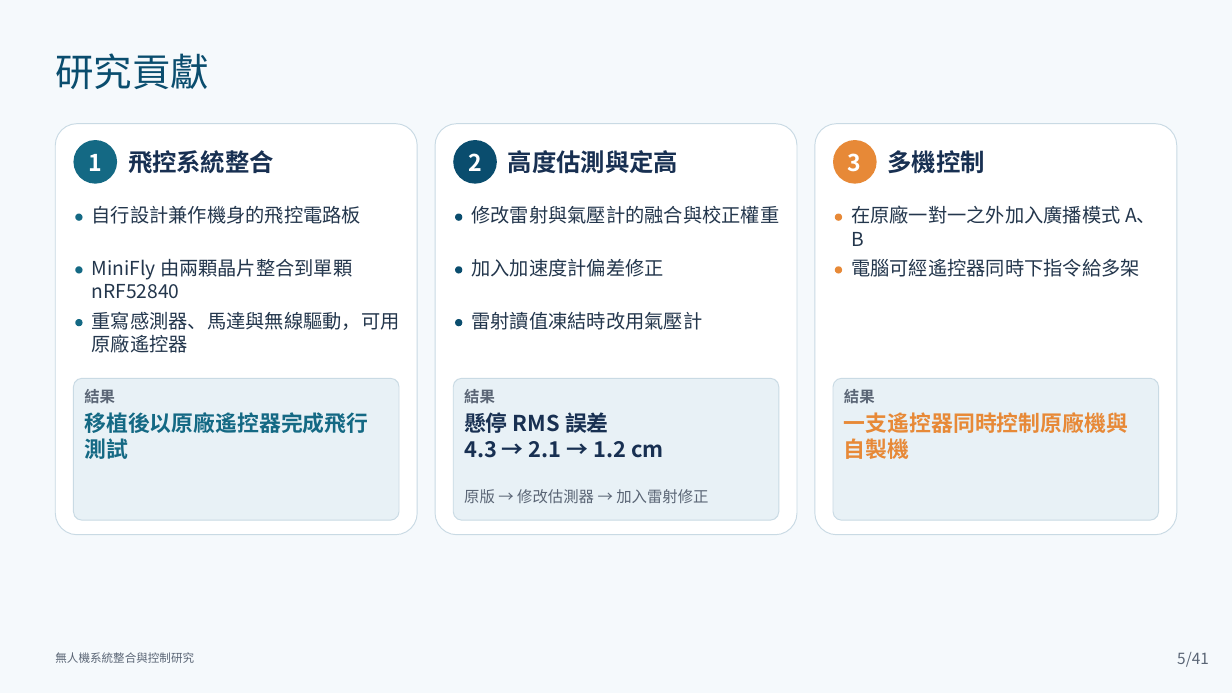
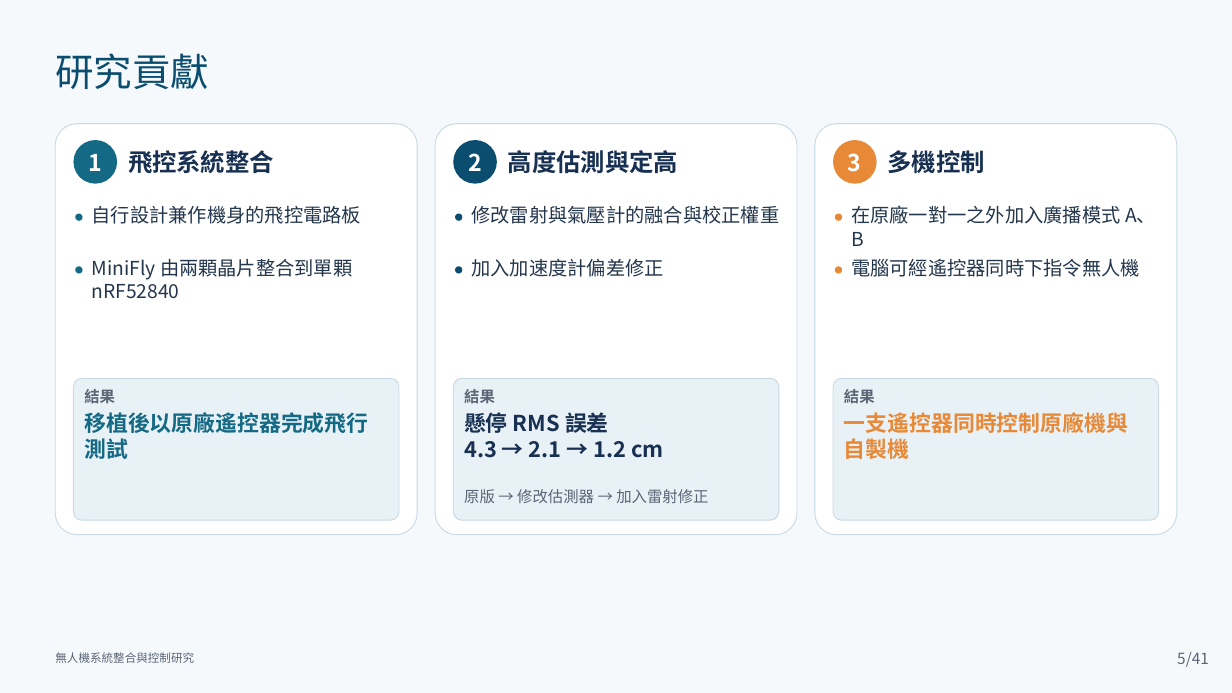
Before and after one commit to lingken1028/-, a slide deck: slide 5 of 無人機系統整合與控制研究_口試簡報 2.pptx. Drawn at 1232x693 pixels with LibreOffice and Linux fonts; fonts in the diff are those of the drawing. Boxes give left, top, right and bottom in pixels: in the first picture for what was removed or moved away, otherwise in the second. Text is boxed around its words. In the diff, an @@ line names an element or a change of style, - is before the commit and + after.

```diff
--- a/無人機系統整合與控制研究_口試簡報 2.pptx
+++ b/無人機系統整合與控制研究_口試簡報 2.pptx
@@ text at bbox=[851, 259, 1140, 277]: text changed @@
-電腦可經遙控器同時下指令給多架
+電腦可經遙控器同時下指令無人機
@@ ellipse removed at bbox=[75, 319, 82, 326] @@
@@ text removed at bbox=[92, 312, 400, 353] @@
-重寫感測器、馬達與無線驅動，可用原廠遙控器
@@ ellipse removed at bbox=[456, 319, 463, 326] @@
@@ text removed at bbox=[471, 312, 702, 330] @@
-雷射讀值凍結時改用氣壓計
```
Also in this commit, not shown: 11 other slides changed.
